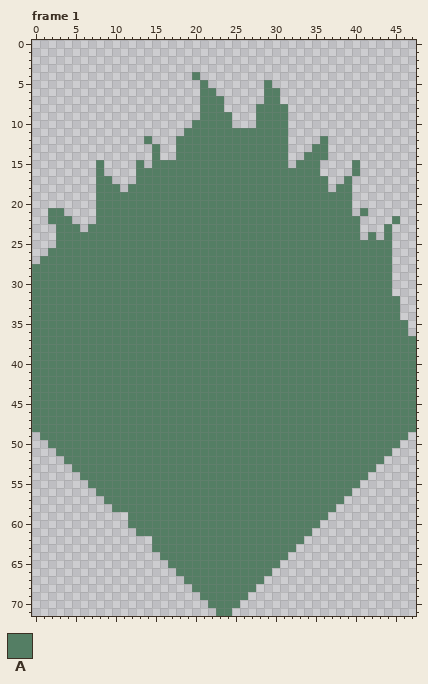
Pixel-art file, stored at resources/asesprite/nodes/node_grass_long.aseprite. Above, as it was before the edit.
48x72 pixels, 6 frames. Shown: frame 1. The commit also changed other frames, which this record leaves out.
Visible layers, top first: "south", "west", "top".
Palette (. is transparent): A #547e64
Pixels before, frame 1 (only the part around the change), first column x 0:
17 ........AA...AAAAAAAAAAAAAAAAAAAAAAAA..A........
18 ........AAA.AAAAAAAAAAAAAAAAAAAAAAAAA.AA........
19 ........AAAAAAAAAAAAAAAAAAAAAAAAAAAAAAAA........
20 ........AAAAAAAAAAAAAAAAAAAAAAAAAAAAAAAA........
21 ..AA....AAAAAAAAAAAAAAAAAAAAAAAAAAAAAAAA.A......
22 ..AAA...AAAAAAAAAAAAAAAAAAAAAAAAAAAAAAAAA....A..
23 ...AAA.AAAAAAAAAAAAAAAAAAAAAAAAAAAAAAAAAA...A...
24 ...AAAAAAAAAAAAAAAAAAAAAAAAAAAAAAAAAAAAAA.A.A...
25 ...AAAAAAAAAAAAAAAAAAAAAAAAAAAAAAAAAAAAAAAAAA...
26 ..AAAAAAAAAAAAAAAAAAAAAAAAAAAAAAAAAAAAAAAAAAA...
27 .AAAAAAAAAAAAAAAAAAAAAAAAAAAAAAAAAAAAAAAAAAAA...
28 AAAAAAAAAAAAAAAAAAAAAAAAAAAAAAAAAAAAAAAAAAAAA...
29 AAAAAAAAAAAAAAAAAAAAAAAAAAAAAAAAAAAAAAAAAAAAA...
30 AAAAAAAAAAAAAAAAAAAAAAAAAAAAAAAAAAAAAAAAAAAAA...
31 AAAAAAAAAAAAAAAAAAAAAAAAAAAAAAAAAAAAAAAAAAAAA...
32 AAAAAAAAAAAAAAAAAAAAAAAAAAAAAAAAAAAAAAAAAAAAAA..
33 AAAAAAAAAAAAAAAAAAAAAAAAAAAAAAAAAAAAAAAAAAAAAA..
34 AAAAAAAAAAAAAAAAAAAAAAAAAAAAAAAAAAAAAAAAAAAAAA..
35 AAAAAAAAAAAAAAAAAAAAAAAAAAAAAAAAAAAAAAAAAAAAAAA.
36 AAAAAAAAAAAAAAAAAAAAAAAAAAAAAAAAAAAAAAAAAAAAAAA.
37 AAAAAAAAAAAAAAAAAAAAAAAAAAAAAAAAAAAAAAAAAAAAAAAA
38 AAAAAAAAAAAAAAAAAAAAAAAAAAAAAAAAAAAAAAAAAAAAAAAA
39 AAAAAAAAAAAAAAAAAAAAAAAAAAAAAAAAAAAAAAAAAAAAAAAA
40 AAAAAAAAAAAAAAAAAAAAAAAAAAAAAAAAAAAAAAAAAAAAAAAA
41 AAAAAAAAAAAAAAAAAAAAAAAAAAAAAAAAAAAAAAAAAAAAAAAA
42 AAAAAAAAAAAAAAAAAAAAAAAAAAAAAAAAAAAAAAAAAAAAAAAA
43 AAAAAAAAAAAAAAAAAAAAAAAAAAAAAAAAAAAAAAAAAAAAAAAA
44 AAAAAAAAAAAAAAAAAAAAAAAAAAAAAAAAAAAAAAAAAAAAAAAA
45 AAAAAAAAAAAAAAAAAAAAAAAAAAAAAAAAAAAAAAAAAAAAAAAA
46 AAAAAAAAAAAAAAAAAAAAAAAAAAAAAAAAAAAAAAAAAAAAAAAA
47 AAAAAAAAAAAAAAAAAAAAAAAAAAAAAAAAAAAAAAAAAAAAAAAA
48 AAAAAAAAAAAAAAAAAAAAAAAAAAAAAAAAAAAAAAAAAAAAAAAA
49 .AAAAAAAAAAAAAAAAAAAAAAAAAAAAAAAAAAAAAAAAAAAAAA.
50 ..AAAAAAAAAAAAAAAAAAAAAAAAAAAAAAAAAAAAAAAAAAAA..
51 ...AAAAAAAAAAAAAAAAAAAAAAAAAAAAAAAAAAAAAAAAAA...
52 ....AAAAAAAAAAAAAAAAAAAAAAAAAAAAAAAAAAAAAAAA....
53 .....AAAAAAAAAAAAAAAAAAAAAAAAAAAAAAAAAAAAAA.....
54 ......AAAAAAAAAAAAAAAAAAAAAAAAAAAAAAAAAAAA......
55 .......AAAAAAAAAAAAAAAAAAAAAAAAAAAAAAAAAA.......
56 ........AAAAAAAAAAAAAAAAAAAAAAAAAAAAAAAA........
57 .........AAAAAAAAAAAAAAAAAAAAAAAAAAAAAA.........
58 ..........AAAAAAAAAAAAAAAAAAAAAAAAAAAA..........
59 ............AAAAAAAAAAAAAAAAAAAAAAAAA...........
60 ............AAAAAAAAAAAAAAAAAAAAAAAA............
61 .............AAAAAAAAAAAAAAAAAAAAAA.............
62 ...............AAAAAAAAAAAAAAAAAAA..............
63 ...............AAAAAAAAAAAAAAAAAA...............
64 ................AAAAAAAAAAAAAAAA................
65 .................AAAAAAAAAAAAAA.................
66 ..................AAAAAAAAAAAA..................
67 ...................AAAAAAAAAA...................
68 ....................AAAAAAAA....................
69 .....................AAAAAA.....................
70 ......................AAAA......................
71 .......................AA.......................
New version:
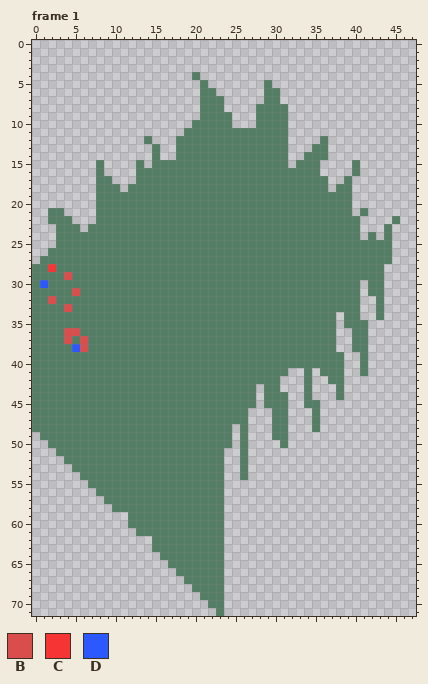
Colours new in this view: B #d94d4d  C #f63434  D #2c58ff
From old to new:
layer "keys" added
layer "Layer 1" added
layer "key frames" added
layer "south" now hidden
Frame 1:
y 28: x 2 A -> C; x 44 A -> .
y 29: x 4 A -> B; x 44 A -> .
y 30: x 1 A -> D; x 41 A -> .; x 44 A -> .
y 31: x 5 A -> B; x 41 A -> .; x 44 A -> .
y 32: x 2 A -> B; x 41..42 AA -> ..; x 44..45 AA -> ..
y 33: x 4 A -> B; x 41..42 AA -> ..; x 44..45 AA -> ..
y 34: x 38 A -> .; x 41..42 AA -> ..; x 44..45 AA -> ..
y 35: x 38 A -> .; x 42..46 AAAAA -> .....
y 36: x 4..5 AA -> BB; x 38..39 AA -> ..; x 42..46 AAAAA -> .....
y 37: x 4 A -> B; x 6 A -> B; x 38..39 AA -> ..; x 42..47 AAAAAA -> ......
y 38: x 5..6 AA -> DB; x 38..39 AA -> ..; x 42..47 AAAAAA -> ......
y 39..40: x 39..40 AA -> ..; x 42..47 AAAAAA -> ......
y 41: x 32..33 AA -> ..; x 35 A -> .; x 39..40 AA -> ..; x 42..47 AAAAAA -> ......
y 42: x 31..33 AAA -> ...; x 35..36 AA -> ..; x 39..47 AAAAAAAAA -> .........
y 43: x 28 A -> .; x 31..33 AAA -> ...; x 35..37 AAA -> ...; x 39..47 AAAAAAAAA -> .........
y 44: x 28 A -> .; x 32..33 AA -> ..; x 35..37 AAA -> ...; x 39..47 AAAAAAAAA -> .........
y 45: x 28 A -> .; x 32..33 AA -> ..; x 36..47 AAAAAAAAAAAA -> ............
y 46..47: x 27..29 AAA -> ...; x 32..34 AAA -> ...; x 36..47 AAAAAAAAAAAA -> ............
y 48: x 25 A -> .; x 27..29 AAA -> ...; x 32..34 AAA -> ...; x 36..47 AAAAAAAAAAAA -> ............
y 49: x 25 A -> .; x 27..29 AAA -> ...; x 32..46 AAAAAAAAAAAAAAA -> ...............
y 50: x 25 A -> .; x 27..30 AAAA -> ....; x 32..45 AAAAAAAAAAAAAA -> ..............
y 51: x 24..25 AA -> ..; x 27..44 AAAAAAAAAAAAAAAAAA -> ..................
y 52: x 24..25 AA -> ..; x 27..43 AAAAAAAAAAAAAAAAA -> .................
y 53: x 24..25 AA -> ..; x 27..42 AAAAAAAAAAAAAAAA -> ................
y 54: x 24..25 AA -> ..; x 27..41 AAAAAAAAAAAAAAA -> ...............
y 55: x 24..40 AAAAAAAAAAAAAAAAA -> .................
y 56: x 24..39 AAAAAAAAAAAAAAAA -> ................
y 57: x 24..38 AAAAAAAAAAAAAAA -> ...............
y 58: x 24..37 AAAAAAAAAAAAAA -> ..............
y 59: x 24..36 AAAAAAAAAAAAA -> .............
y 60: x 24..35 AAAAAAAAAAAA -> ............
y 61: x 24..34 AAAAAAAAAAA -> ...........
y 62: x 24..33 AAAAAAAAAA -> ..........
y 63: x 24..32 AAAAAAAAA -> .........
y 64: x 24..31 AAAAAAAA -> ........
y 65: x 24..30 AAAAAAA -> .......
y 66: x 24..29 AAAAAA -> ......
y 67: x 24..28 AAAAA -> .....
y 68: x 24..27 AAAA -> ....
y 69: x 24..26 AAA -> ...
y 70: x 24..25 AA -> ..
y 71: x 24 A -> .
